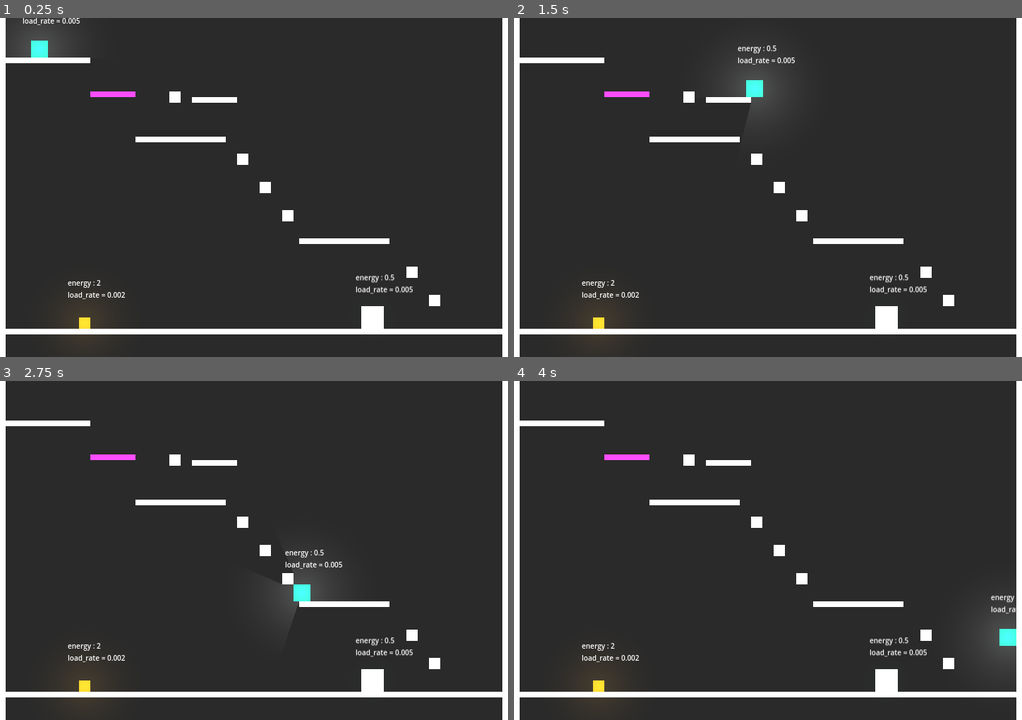
Above: before the commit, frames 1-4 (two rows, left to right).
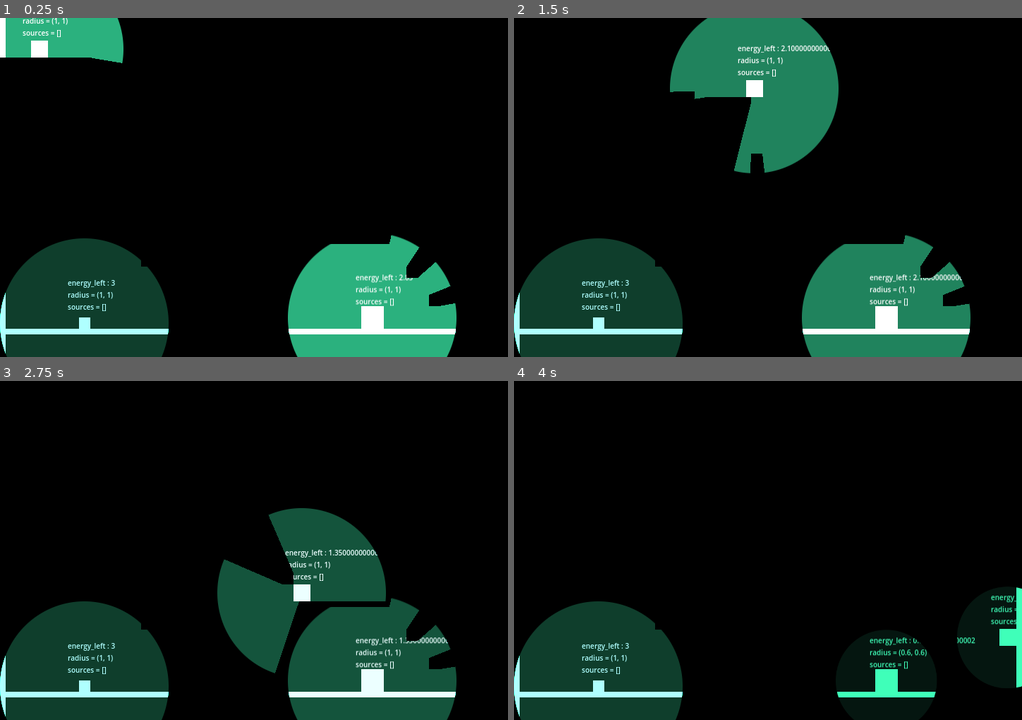
Above: after the commit, the same moments.

Repository: ToastedBrains/glow-me
Game: Godot game, scene res://levels/level1/level_1.tscn
The game is run twice, just before and just after one commit, with the same random seed, the same clock (stepped at 60 frames per second) and the same inputs.
Inputs:
- Up to frame 1 (0.25 s): no input
- Up to frame 2 (1.5 s): tap Enter (ui_accept) at 0.5, 0.77 s; hold Right (ui_right) from 0.53 s (still down)
- Up to frame 3 (2.75 s): tap Enter (ui_accept) at 1.52 s; release Right (ui_right) at 2.03 s; hold Left (ui_left) from 2.03 s (still down)
- Up to frame 4 (4 s): release Left (ui_left) at 2.78 s; hold Right (ui_right) from 2.78 s (still down); tap Enter (ui_accept) at 3.02, 3.77 s

The runs differ from the first frame. In frame 1, 99% of the frame differs, in the area x 0-100%, y 0-100%; in frame 2, 99%; in frame 3, 99%; in frame 4, 100%.

Commit message:
Phospho stuf beta

Diff:
--- a/LightSources/light_source.gd
+++ b/LightSources/light_source.gd
@@ -1,23 +1,9 @@
 extends StaticBody2D
 
 
-# Called when the node enters the scene tree for the first time.
 func _ready():
+	$Phosphorescence.energy = 6.0
+	$Phosphorescence.permanent = true
 
-	$Phosphorescence.min_energy = 2.0
-	$Phosphorescence.max_energy = 2.0
-	$Phosphorescence.load_rate = 0.002
-	$Phosphorescence.color = Color(0.743, 0.484, 0.094, 1)
-	$Phosphorescence.change_state(3)
-
-	#@onready var energy = 2.0
-#@onready var min_energy = 0.5
-#@onready var max_energy = 2.0
-#@onready var max_load = 2.0
-#@onready var load_rate = 0.005
-#@onready var unload_rate = 0.001
-#@onready var min_radius = 1
-
-# Called every frame. 'delta' is the elapsed time since the previous frame.
-func _process(delta):
+func _process(_delta):
 	pass
--- a/LightSources/light_source.tscn
+++ b/LightSources/light_source.tscn
@@ -14,7 +14,6 @@
 offset_top = -8.0
 offset_right = 8.0
 offset_bottom = 8.0
-color = Color(0.92549, 0.619608, 0.176471, 1)
 
 [node name="CollisionShape2D" type="CollisionShape2D" parent="."]
 shape = SubResource("RectangleShape2D_hybrr")
--- a/Phosphorescents/phosphorescence.gd
+++ b/Phosphorescents/phosphorescence.gd
@@ -1,109 +1,93 @@
 extends Node2D
 
-enum {INIT, CHARGING, DISCHARGING, PERMANENT}
+#Quand on rentre dans une zone où il y a de la lumière, on se recharge.
+#
+#Comment savoir si on rentre dans une zone de lumière ?
+#- La zone nous avertit.
+#=> si elle a plus d'energie que nous, on peut se charger à hauteur de [calcul, en tenant compte de la décroissance si c'est un phospho]
+#=> si c'est une permanente, on charge au max.
+#
+#- quand on quitte la zone elle nous prévient.
+#
+#DONC : il faut garder en mémoire dans combien de zones on se trouve !
+#on perd le statut charging que si on quitte toutes les sources.
+#
+#Il faut garder trace de :
+	#- combien il y a de sources
+	#- combien d'énergie par source
+	#
+	#Array[float]
 
-var state = INIT
-var energy = 2.0
-var min_energy = 0.5
-var max_energy = 2.0
-var max_load = 0.0
-var load_rate = 0.005
-var unload_rate = 0.001
-var min_radius = 1
+enum {DISCHARGING, CHARGING}
+
+var state = DISCHARGING
+var permanent = false
+var energy = 3.0
+var energy_left = 3.0 # percent
+#var energy_min = 1.0 # cheat to avoid being totally invisible
+#var energy_max = 100.0 # max energy amount that can be carried at all
+var load_rate = 0.05
+var unload_rate = 0.01 # percent
 var color = Color(0.243, 0.984, 0.694, 1)
-
-var sources = []
+var sources : Array[float] = []
 var id : int
 
-@export var permanent = false
 
+func logV():
+	$Label.show()
+	$Label.text = "energy_left : {energy_left}\nradius = {radius}\nsources = {sources}".format({
+		"energy_left": energy_left,
+		"radius": $Halo/CollisionShape2D.scale,
+		"sources": sources,
+		})
 
+func _on_halo_body_entered(body):
+	if body.is_in_group("phosphorescents"):
+		var phosphorescent = body.get_node("Phosphorescence")
+		if id != phosphorescent.id:
+			print("! Phosphorescent: ", body)
+			print(energy_left, phosphorescent.energy_left)
+			if energy_left > phosphorescent.energy_left:
+				print("new source")
+				phosphorescent.sources.append(energy_left)
 
-func change_state(
-		new_state,
-		source_power : float = 0.0,
-		#source_rate : float = 0.0,
-		#max_load : float = 0.0
-	):
-	if new_state == PERMANENT:
-		energy = max_energy
-		$PointLight2D.texture_scale = max_energy
-		$Halo/CollisionShape2D.set_scale(Vector2(max_energy, max_energy))
-	else:
-		match new_state:
-			INIT:
-				energy = min_energy
-			CHARGING:
-				sources.append(source_power / 2)
-				#load_rate += source_rate
-				max_load = sources.max()
-			DISCHARGING:
-				#load_rate = clamp(load_rate - source_rate, 0, 99)
-				var i = sources.find(source_power)
-				if i > -1:
-					sources.erase(i)
-	state = new_state
-
-
-func set_energy():
-	# The body is always unloading energy.
-	if state != PERMANENT:
-		energy = clamp(energy - unload_rate * 1, min_energy, max_energy)
-		$PointLight2D.texture_scale = clamp($PointLight2D.texture_scale - $PointLight2D.texture_scale * unload_rate, min_radius, max_energy)
-		$PointLight2D.energy = energy
-		$Halo/CollisionShape2D.set_scale(Vector2(energy, energy))
-
-	var r = energy / max_energy
-	$PointLight2D.color = Color(color.r * r, color.g * r, color.b * r, 1)
-
-	if state == CHARGING:
-		energy = clamp(energy + load_rate, min_energy, max_load)
-		$PointLight2D.energy = energy
-		$PointLight2D.texture_scale = clamp($PointLight2D.texture_scale + $PointLight2D.texture_scale * load_rate, min_radius, max_load)
-		$Halo/CollisionShape2D.set_scale(Vector2(energy, energy))
-
-func emit():
-	pass
-
-func absorb():
-	pass
-
+func _on_halo_body_exited(body):
+	if body.is_in_group("phosphorescents"):
+		var phosphorescent = body.get_node("Phosphorescence")
+		if id != phosphorescent.id:
+			phosphorescent.sources.clear()
+			print("leave")
+			#var i = phosphorescent.sources.find(phosphorescent.energy)
+			#if i > -1:
+				#sources.erase(i)
 
 func _ready():
 	randomize()
 	id = randi_range(1, 999999)
-	#$Halo/CollisionShape2D.disabled = true
-	#await get_tree().create_timer(5).timeout
-	#$Halo/CollisionShape2D.disabled = false
-	change_state(INIT)
 	get_parent().add_to_group("phosphorescents")
-	#if permanent:
-		#change_state(PERMANENT)
+	$PointLight2D.color = Color(
+				color.r * clamp(energy_left, 0.1, 1.0),
+				color.g * clamp(energy_left, 0.1, 1.0),
+				color.b * clamp(energy_left, 0.1, 1.0),
+				1,
+			)
 
-func _process(delta):
-	set_energy()
-	$Label.text = "energy : {energy}\nload_rate = {load_rate}".format({
-		"energy": energy,
-		"load_rate": load_rate,
-		})
-
-
-func _on_halo_body_entered(body):
-	#print("enter ", body.name)
-	if body.is_in_group("phosphorescents"):
-		print("Is Phosphorescence! => ", body)
-		var phosphorescent = body.get_node("Phosphorescence")
-		if id != phosphorescent.id:
-		#print("ID of this: ", id, " - Body's ID: ", phosphorescent.id)
-		#print(phosphorescent)
-		#phosphorescent.sources
-			phosphorescent.change_state(1, energy)
-		#print(phosphorescent.state)
-
-
-func _on_halo_body_exited(body):
-	#print("exit")
-	if body.is_in_group("phosphorescents"):
-		var phosphorescent = body.get_node("Phosphorescence")
-		if id != phosphorescent.id:
-			phosphorescent.change_state(2, energy)
+func _process(_delta):
+	if not permanent:
+		energy_left = clamp(energy_left - unload_rate, 0.0, energy)
+		$PointLight2D.energy = clamp(energy * energy_left, 0.5, 100.0)
+		$PointLight2D.texture_scale = clamp(energy_left, 0.25, 1.0)
+		$Halo/CollisionShape2D.set_scale(Vector2(
+				clamp(energy_left, 0.25, 1.0),
+				clamp(energy_left, 0.25, 1.0)),
+			)
+		$PointLight2D.color = Color(
+				color.r * clamp(energy_left, 0.1, 1.0),
+				color.g * clamp(energy_left, 0.1, 1.0),
+				color.b * clamp(energy_left, 0.1, 1.0),
+				1,
+			)
+	if len(sources) > 0:
+		print("source!!!")
+		energy_left = clamp(energy_left + load_rate, 0.0, energy)
+	logV()
--- a/Phosphorescents/phosphorescence.tscn
+++ b/Phosphorescents/phosphorescence.tscn
@@ -1,19 +1,19 @@
 [gd_scene load_steps=4 format=3 uid="uid://t11l2j1r1tre"]
 
 [ext_resource type="Script" path="res://Phosphorescents/phosphorescence.gd" id="1_g7b88"]
-[ext_resource type="Texture2D" uid="uid://ci6xfolijtmdi" path="res://Phosphorescents/light_temp.png" id="2_47ikm"]
+[ext_resource type="Texture2D" uid="uid://c22irmr26nnsg" path="res://assets/sprites/light2_temp.png" id="2_t3qvn"]
 
 [sub_resource type="CircleShape2D" id="CircleShape2D_e2xy7"]
-radius = 24.0
+radius = 120.266
 
-[node name="Phosphorescence" type="Node2D" groups=["phosphorescents"]]
+[node name="Phosphorescence" type="Node2D"]
 script = ExtResource("1_g7b88")
 
 [node name="PointLight2D" type="PointLight2D" parent="."]
 position = Vector2(-6.67572e-06, 1.90735e-06)
-scale = Vector2(0.4, 0.4)
+energy = 3.0
 shadow_enabled = true
-texture = ExtResource("2_47ikm")
+texture = ExtResource("2_t3qvn")
 
 [node name="Halo" type="Area2D" parent="."]
 
--- a/Player/player.gd
+++ b/Player/player.gd
@@ -2,41 +2,9 @@
 
 
 @onready var gravity = ProjectSettings.get_setting("physics/2d/default_gravity")
-#@onready var charging = false
-#@onready var max_energy = 2
-
 @export var speed = 300.0
 @export var jump_velocity = -400.0
-#@export var energy = 2
-#@export var radius = 2
 
-
-
-#3efbb1 > 0.243, 0.984, 0.694, 1
-#26f07c > 0.149, 0.941, 0.486, 1
-#1ef35a > 0.118, 0.953, 0.353, 1
-#0ea41a > 0.055, 0.643, 0.102, 1
-#153a16 > 0.082, 0.227, 0.086, 1
-
-#func set_energy():
-	#if charging:
-		#energy = clamp(energy + 0.01, 0.1, 2)
-		#$PointLight2D.energy = energy
-		#$PointLight2D.texture_scale = clamp($PointLight2D.texture_scale + $PointLight2D.texture_scale * 0.01, 0.5, 3)
-	#else:
-		#energy = clamp(energy - 0.001, 0.15, 2)
-		#$PointLight2D.texture_scale = clamp($PointLight2D.texture_scale - $PointLight2D.texture_scale * 0.001, 0.5, 3)
-		#$PointLight2D.energy = energy
-#
-#func charge_up(sources : Array = []) -> bool:
-	#charging = true
-	#if energy >= max_energy:
-		#energy = max_energy
-		#return true
-	#return false
-#
-#func charge_decrease():
-	#charging = false
 
 func _physics_process(delta):
 	if not is_on_floor():
@@ -53,18 +21,3 @@
 			var collision = get_slide_collision(collisions)
 			if collision.get_collider() is RigidBody2D:
 				collision.get_collider().apply_force(collision.get_normal() * -2500)
-	#set_energy()
-
-
-#func _on_area_2d_area_entered(area):
-	#print("entered")
-	#if area.is_in_group("light_sources"):
-		#print("s-enter")
-		#charging = true
-#
-#
-#func _on_area_2d_area_exited(area):
-	#print("exited")
-	#if area.is_in_group("light_sources"):
-		#print("s-exit")
-		#charging = false
--- a/Player/player.tscn
+++ b/Player/player.tscn
@@ -1,14 +1,10 @@
-[gd_scene load_steps=6 format=3 uid="uid://cb0j6v8shsd03"]
+[gd_scene load_steps=4 format=3 uid="uid://cb0j6v8shsd03"]
 
 [ext_resource type="Script" path="res://Player/player.gd" id="1_vd73t"]
-[ext_resource type="Texture2D" uid="uid://c75m4rx1nsw3h" path="res://assets/sprites/light_temp.png" id="2_py3su"]
 [ext_resource type="PackedScene" uid="uid://t11l2j1r1tre" path="res://Phosphorescents/phosphorescence.tscn" id="3_v5kig"]
 
 [sub_resource type="RectangleShape2D" id="RectangleShape2D_p3duk"]
 size = Vector2(24, 24)
-
-[sub_resource type="CircleShape2D" id="CircleShape2D_1fvnt"]
-radius = 121.004
 
 [node name="Player" type="CharacterBody2D"]
 script = ExtResource("1_vd73t")
@@ -18,18 +14,8 @@
 offset_top = -12.0
 offset_right = 12.0
 offset_bottom = 12.0
-color = Color(0.14902, 0.941176, 0.486275, 1)
 
 [node name="CollisionShape2D" type="CollisionShape2D" parent="."]
 shape = SubResource("RectangleShape2D_p3duk")
 
-[node name="PointLight2D" type="PointLight2D" parent="."]
-shadow_enabled = true
-texture = ExtResource("2_py3su")
-
-[node name="Halo" type="Area2D" parent="."]
-
-[node name="CollisionShape2D" type="CollisionShape2D" parent="Halo"]
-shape = SubResource("CircleShape2D_1fvnt")
-
 [node name="Phosphorescence" parent="." instance=ExtResource("3_v5kig")]
--- a/levels/level1/level_1.tscn
+++ b/levels/level1/level_1.tscn
@@ -54,13 +54,22 @@
 
 [node name="Level1" type="Node"]
 
-[node name="ColorRect" type="ColorRect" parent="."]
+[node name="Background" type="ColorRect" parent="."]
 offset_right = 720.0
 offset_bottom = 480.0
-color = Color(0.164706, 0.164706, 0.164706, 1)
+color = Color(0.0862745, 0.0862745, 0.0862745, 1)
 
 [node name="Player" parent="." instance=ExtResource("1_snwly")]
 position = Vector2(56, 32)
+
+[node name="RigidBody2D" parent="." instance=ExtResource("4_4krsy")]
+position = Vector2(528, 400)
+
+[node name="LightSource" parent="." instance=ExtResource("3_ivwls")]
+position = Vector2(120, 432)
+
+[node name="CanvasModulate" type="CanvasModulate" parent="."]
+color = Color(0, 0, 0, 1)
 
 [node name="P64" type="ColorRect" parent="."]
 offset_left = 128.0
@@ -284,13 +293,3 @@
 
 [node name="LightOccluder2D" type="LightOccluder2D" parent="P32sq6"]
 occluder = SubResource("OccluderPolygon2D_8nkdp")
-
-[node name="CanvasModulate" type="CanvasModulate" parent="."]
-visible = false
-color = Color(0, 0, 0, 1)
-
-[node name="RigidBody2D" parent="." instance=ExtResource("4_4krsy")]
-position = Vector2(528, 400)
-
-[node name="LightSource" parent="." instance=ExtResource("3_ivwls")]
-position = Vector2(120, 432)
Binary file added: assets/sprites/light2_temp.png
Not shown, added: assets/sprites/light2_temp.png.import
